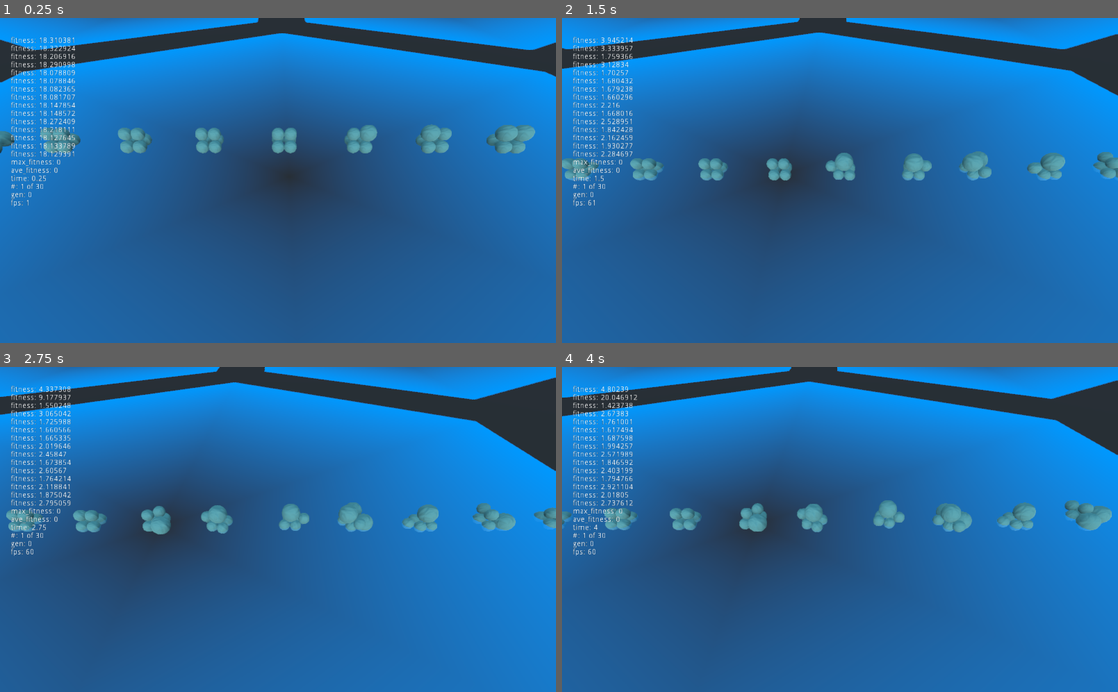
Above: before the commit, frames 1-4 (two rows, left to right).
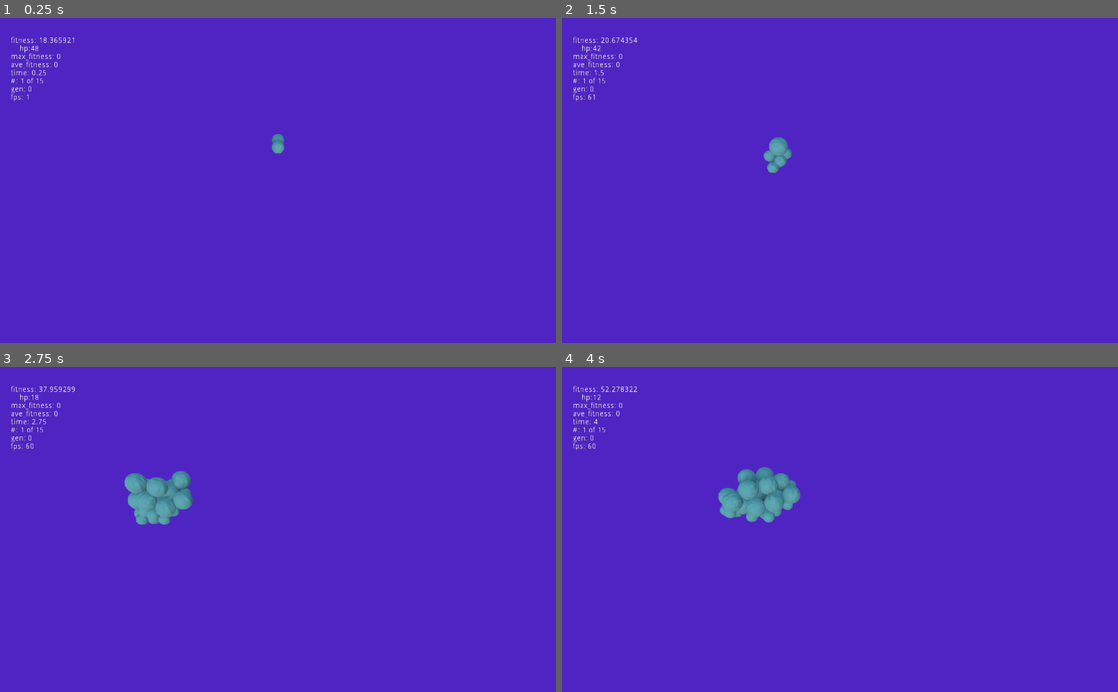
Above: after the commit, the same moments.

Repository: bentles/Particles
Game: Godot game, scene res://TestWorld.tscn
The game is run twice, just before and just after one commit, with the same random seed, the same clock (stepped at 60 frames per second) and the same inputs.
Inputs (mouse positions are in pixels of both pictures, inside the frame that each line leads up to):
- Up to frame 1 (0.25 s): no input
- Up to frame 2 (1.5 s): tap Enter at 0.5 s; move the mouse to (962, 164) at 0.52 s; hold D 0.53-1.25 s; tap Q at 0.6 s; click (962, 164) at 0.67 s; drag from (728, 196) to (812, 245) at 1.27 s
- Up to frame 3 (2.75 s): move the mouse to (333, 458) at 2.02 s; hold D from 2.03 s (still down); tap Shift at 2.1 s
- Up to frame 4 (4 s): release D at 2.75 s; drag from (812, 594) to (673, 480) at 2.77 s; move the mouse to (1006, 578) at 3.52 s; hold A from 3.53 s (still down); tap Q at 3.6 s

The runs differ from the first frame. In frame 1, 100% of the frame differs, in the area x 0-100%, y 0-100%; in frame 2, 100%; in frame 3, 100%; in frame 4, 100%.

Commit message:
nice physics and working growth

Diff:
--- a/Organism/Organism.gd
+++ b/Organism/Organism.gd
@@ -2,57 +2,77 @@
 
 const NeuralNetwork = preload("res://Neural Network/Brain.gd")
 const Particle = preload("res://Particle/Particle.tscn")
+
 var particles = []
+export var hp: float = 50
 var brain: NeuralNetwork
+var spawn_brain: NeuralNetwork
 var particle_layer_offset = 0
+
 var relative_fitness = 0
 var fitness = 0
+var age = 0
 
 func _init():
 	if brain == null:
 		brain = NeuralNetwork.new(7, 12, 2)
+	if spawn_brain == null:
+		spawn_brain = NeuralNetwork.new(2, 4, 4)
 
 # Called when the node enters the scene tree for the first time.
 func _ready():
 	_create_particles()
 	pass # Replace with function body.
 
-func _physics_process(_delta):
-	calc_fitness()
+func _physics_process(delta):
+	if hp <= 0:
+		for p in particles:
+			p.kill()
+	else:
+		age += delta
+		calc_fitness()
 
 func calc_fitness():
+	# move far
 	fitness = 0
 	for p in particles:
+		# fitness += p.global_transform.origin.y
 		fitness += transform.origin.distance_squared_to(p.global_transform.origin)
+
 	fitness /= particles.size()
+
+	# bonuses
+	#fitness += particles.size() * 10 # use particles
+	fitness += age * 10 # live longer
+
 	if is_nan(fitness):
 		pass
 
 
 func _create_particles():
-	# TODO: delete this line this is a dumb experiment
-	particle_layer_offset = 0
-
 	particles = []
-	for x in range(-1, 1):
+	for x in range(-1, 0):
 		for y in range(4, 5):
 			for z in range(-1, 1):
-				var p = Particle.instance().duplicate()
-				p.set_collision_layer(particle_layer_offset + 2)
-				p.brain = brain # might need some kind of instancing thing here
-				p.translate(Vector3(x, y, z))
-				particles.push_front(p)
-				add_child(p)
+				spawn_particle(x, y, z)
 
-	for x in range(-1, 1):
-		for y in range(5, 6):
-			for z in range(-1, 0):
-				var p = Particle.instance().duplicate()
-				p.set_collision_layer(particle_layer_offset + 2)
-				p.brain = brain # might need some kind of instancing thing here
-				p.translate(Vector3(x, y, z + 0.5))
-				particles.push_front(p)
-				add_child(p)
+func spawn_at_child(particle, x, y , z):
+	var pos = particle.transform.origin
+
+	spawn_particle(pos.x + x,
+	 pos.y + y,
+	 pos.z + z)
+
+func spawn_particle(x, y, z):
+	var p = Particle.instance().duplicate()
+	p.set_collision_layer(particle_layer_offset + 2)
+	p.brain = brain # might need some kind of instancing thing here
+	p.spawn_brain = spawn_brain
+	p.parent = self
+	p.translate(Vector3(x, y, z))
+	particles.push_front(p)
+	add_child(p)
+	hp -= 1
 
 func queue_free():
 	for p in particles:
--- a/Particle/Particle.gd
+++ b/Particle/Particle.gd
@@ -1,10 +1,14 @@
 extends RigidBody
 
-# Declare member variables here.
+# physical properties:
 var vel3 = Vector3.ZERO
-var fmass = 3.4
+export var fmass = 3.4
+export var is_dead = false
+var age = 0
 
-# maybe can make these asymmetric later if it makes things cooler
+# action timers and state:
+var spawn_time = 0
+const spawn_cooldown = 0.5
 const cooldown_seconds = 0.13
 var cooldown_elapsed_seconds = 0
 const action_seconds = 0.13
@@ -13,18 +17,21 @@
 const think_seconds = 0.1
 var think_elapsed_seconds = think_seconds
 
-var original_size = 0.5;
-const size_factor = 0.3;
+var original_size = 0.5
+const size_factor = 0.3
 
-# state
 const State = { STATE_IDLE = 0, STATE_EXPANDING = 3, STATE_CONTRACTING = 6, STATE_EXPANDED = 9 }
 var state = State.STATE_IDLE
 
-const NeuralNetwork = preload("../Neural Network/Brain.gd")
-var brain: NeuralNetwork;
+# parent-given properties:
+const NeuralNetwork = preload("res://Neural Network/Brain.gd")
+var brain: NeuralNetwork
+var spawn_brain: NeuralNetwork
+var parent
 
 func _ready():
 	assert(brain != null)
+	assert(spawn_brain != null)
 	randomize()
 
 func get_size() -> float:
@@ -61,6 +68,8 @@
 		cooldown_elapsed_seconds = 0
 
 func _process_state(delta):
+	age += delta
+	spawn_time += delta
 	# TODO: might need to think about order here
 	if state == State.STATE_EXPANDING || state == State.STATE_CONTRACTING:
 		action_elapsed_seconds += delta
@@ -74,6 +83,9 @@
 		cooldown_elapsed_seconds += delta
 
 func _physics_process(delta):
+	if is_dead:
+		return
+
 	_process_state(delta)
 
 	var overlapping = $InfluenceArea.get_overlapping_bodies()
@@ -108,10 +120,12 @@
 		state,
 		totalInstAcc.x, totalInstAcc.y, totalInstAcc.z,
 		totalActivation.x, totalActivation.y, totalActivation.z
+	], [
+		age, parent.hp
 	], delta)
 
 #decide what action to perform (expand, contract or nothing)
-func think(inputs: Array, delta: float):
+func think(inputs: Array, sb_inputs: Array, delta: float):
 	if think_elapsed_seconds < think_seconds:
 		think_elapsed_seconds += delta
 	else:
@@ -123,6 +137,18 @@
 		if outputs[1] > 0.75:
 			_contract()
 
+		var spawn_outputs = spawn_brain.predict(sb_inputs)
+
+		# spawn new particle if this fires
+		if spawn_outputs[0] > 0.75 && spawn_time > spawn_cooldown:
+			parent.spawn_at_child(self, spawn_outputs[1] - 0.5, spawn_outputs[2] - 0.5, spawn_outputs[3] - 0.5)
+			spawn_time = 0
+
+
+
+func kill():
+	is_dead = true
+
 # Called every frame. 'delta' is the elapsed time since the previous frame.
 func _process(delta):
 	pass
--- a/Particle/Particle.tscn
+++ b/Particle/Particle.tscn
@@ -15,8 +15,11 @@
 resource_local_to_scene = true
 radius = 0.52
 
+[sub_resource type="Shader" id=18]
+
 [sub_resource type="ShaderMaterial" id=13]
 resource_local_to_scene = true
+shader = SubResource( 18 )
 
 [sub_resource type="SpatialMaterial" id=16]
 resource_local_to_scene = true
--- a/TestWorld.gd
+++ b/TestWorld.gd
@@ -5,20 +5,21 @@
 # 3. measure fitness somehow
 # 4. mutate brain and go back to 2
 
-const NeuralNetwork = preload("Neural Network/Brain.gd")
+const NeuralNetwork = preload("res://Neural Network/Brain.gd")
 const Organism = preload("res://Organism/Organism.tscn")
 
 var test_time_elapsed = 0
-const TEST_TIME = 10 # secs to prove yourself
+const TEST_TIME = 15 # secs to prove yourself
 var max_fitness = 0
 var max_fitness_brain
+var max_fitness_spawn_brain
 var ave_fitness = 0
-var tourn_perc = 0.60
-var parallel_organisms = 15
+var tourn_perc = 0.4
+var parallel_organisms = 1
 
 var generation = 0
 var organisms = []
-const GEN_SIZE = 30
+const GEN_SIZE = 15
 var current_organisms: Array = []
 var current_organism_index = 0
 
@@ -54,6 +55,15 @@
 func _physics_process(delta):
 	test_time_elapsed += delta
 
+	var all_dead = true
+	for o in current_organisms:
+		if o.hp > 0:
+			all_dead = false
+			break
+
+	if all_dead: # skip to the end of the test since they're all dead lol
+		test_time_elapsed = TEST_TIME
+
 	if test_time_elapsed >= TEST_TIME:
 		test_time_elapsed = 0
 
@@ -61,6 +71,7 @@
 			if current_organism.fitness > max_fitness:
 				max_fitness = current_organism.fitness
 				max_fitness_brain = current_organism.brain.duplicate()
+				max_fitness_spawn_brain = current_organism.spawn_brain.duplicate()
 			remove_child(current_organism)
 
 		#on to the next one
@@ -81,6 +92,7 @@
 	var text = ""
 	for org in current_organisms:
 		text += "\nfitness: " + str(org.fitness)
+		text += "\n	hp:" + str(org.hp)
 	text += "\nmax_fitness: " + str(max_fitness)
 	text += "\nave_fitness: " + str(ave_fitness)
 	text += "\ntime: " + str(test_time_elapsed)
@@ -88,7 +100,6 @@
 	text += "\ngen: " + str(generation)
 	text += "\nfps: " + str(Engine.get_frames_per_second())
 	$MarginContainer/RichTextLabel.text = text
-
 
 func tourn_select():
 	var tourn_size = GEN_SIZE * tourn_perc
@@ -126,15 +137,25 @@
 	var next_gen = []
 	calculate_fitness()
 	while next_gen.size() < GEN_SIZE:
+
+		var sb1 = tourn_select().spawn_brain.duplicate()
+		var sb2 = tourn_select().spawn_brain.duplicate()
+		sb1.mutate()
+		sb2.mutate()
+
 		var b1 = tourn_select().brain.duplicate()
 		var b2 = tourn_select().brain.duplicate()
-		# b1.crossover_mutate(b2)
 		b1.mutate()
 		b2.mutate()
+
+		# b1.crossover_mutate(b2)
 		var new1 = Organism.instance().duplicate()
 		var new2 = Organism.instance().duplicate()
+
 		new1.brain = b1
 		new2.brain = b2
+		new1.spawn_brain = sb1
+		new2.spawn_brain = sb2
 
 		next_gen.push_back(new1)
 		next_gen.push_back(new2)
--- a/TestWorld.tscn
+++ b/TestWorld.tscn
@@ -11,82 +11,8 @@
 map_depth = 10
 map_data = PoolRealArray( 0, 0, 0, 0, 0, 0, 0, 0, 0, 0, 0, 0, 0, 0, 0, 0, 0, 0, 0, 0, 0, 0, 0, 0, 0, 0, 0, 0, 0, 0, 0,  …(207 unchanged characters)…
 
-[sub_resource type="Shader" id=2]
-code = "shader_type spatial;
-render_mode unshaded;
-
-uniform float scale = 100.0;
-uniform float radius = 100.0;
-uniform float offset = 0.268;
-uniform float power = 1.0;
-uniform bool hide_incomplete = false;
-uniform vec4 color : hint_color = vec4(0.0, 0.6, 1.0, 1.0);
-
-float is_in_hex(float hex_radius, vec2 local_point) {
-	const vec2 AXIS[3] = {
-		vec2(sqrt(3)*0.5, 0.5),
-		vec2(0.0, 1.0),
-		vec2(-sqrt(3)*0.5, 0.5)
-	};
-	float max_r = 0.0;
-	for (int i = 0; i < 3; i++) {
-		float r = dot(local_point, AXIS[i]);
-		r /= (sqrt(3)*0.5*hex_radius);
-		max_r = max(max_r, abs(r));
-	}
-	return max_r;
-}
-
-float snap_to_center(float local_coord, float hex_radius) {
-	return float(floor((local_coord+hex_radius)/(2.0*hex_radius)))*2.0*hex_radius;
-}
-
-vec2 calculate_local_center(vec2 uv, float r) {
-	float y_coord_1 = snap_to_center(uv.y, r);
-	float x_coord_1 = snap_to_center(uv.x, r*sqrt(3));
-	vec2 point_1 = vec2(x_coord_1, y_coord_1);
-
-	float x_coord_2 = snap_to_center(uv.x - r*sqrt(3), r*sqrt(3));
-	float y_coord_2 = snap_to_center(uv.y - r, r);
-	vec2 point_2 = vec2(x_coord_2, y_coord_2) + vec2(r*sqrt(3), r);
-
-	if (length(uv - point_1) < length(uv - point_2)) {
-		return point_1;
-	} else {
-		return point_2;
-	}
-}
-
-void fragment() {
-	vec2 uv = (UV - vec2(0.5, 0.5)) * scale;
-	float r = (radius * sqrt(3) + offset)/2.0;
-	vec2 local_center = calculate_local_center(uv, r);
-	vec2 local_coords = uv - local_center;
-
-	if (hide_incomplete && (
-			abs(local_center.x) > scale/2.0 - radius ||
-			abs(local_center.y) > scale/2.0 - radius*sqrt(3)
-		)
-	) {
-		 ALPHA = 0.0;
-	} else if (is_in_hex(radius, local_coords) <= 1.0) {
-		float rad = is_in_hex(radius, local_coords);
-		rad = pow(rad, power);
-		ALBEDO = color.rgb;
-		ALPHA = rad;
-	} else {
-		ALPHA = 0.0;
-	}
-}"
-
-[sub_resource type="ShaderMaterial" id=3]
-shader = SubResource( 2 )
-shader_param/scale = 8.0
-shader_param/radius = 1.0
-shader_param/offset = 0.268
-shader_param/power = 1.0
-shader_param/hide_incomplete = false
-shader_param/color = Color( 0, 0.6, 1, 1 )
+[sub_resource type="SpatialMaterial" id=6]
+albedo_color = Color( 0.494118, 0.145098, 0.827451, 1 )
 
 [node name="TestWorld" type="Spatial"]
 script = ExtResource( 2 )
@@ -100,14 +26,12 @@
 physics_material_override = SubResource( 4 )
 
 [node name="CollisionShape" type="CollisionShape" parent="StaticBody"]
-transform = Transform( 40, 0, 0, 0, 0.5, 0, 0, 0, 40, 0, 0, 0 )
+transform = Transform( 40, 0, 0, 0, 1, 0, 0, 0, 40, 0, 0.5, 0 )
 shape = SubResource( 5 )
 
 [node name="CSGBox" type="CSGBox" parent="StaticBody"]
-material_override = SubResource( 3 )
-width = 400.0
-height = 1.0
-depth = 400.0
+transform = Transform( 100, 0, 0, 0, 0.5, 0, 0, 0, 100, 0, 0, 0 )
+material_override = SubResource( 6 )
 
 [node name="MarginContainer" type="MarginContainer" parent="."]
 margin_left = 20.0
@@ -126,5 +50,6 @@
 
 [node name="DirectionalLight" type="DirectionalLight" parent="."]
 transform = Transform( 1, 0, 0, 0, 1, 0, 0, 0, 1, 40, 80, -40 )
+layers = 17
 light_energy = 0.7
 shadow_enabled = true
Not shown: 1 places in Particle/Particle.tscn that only renumber resources
Not shown: 1 places in TestWorld.tscn that only renumber resources
